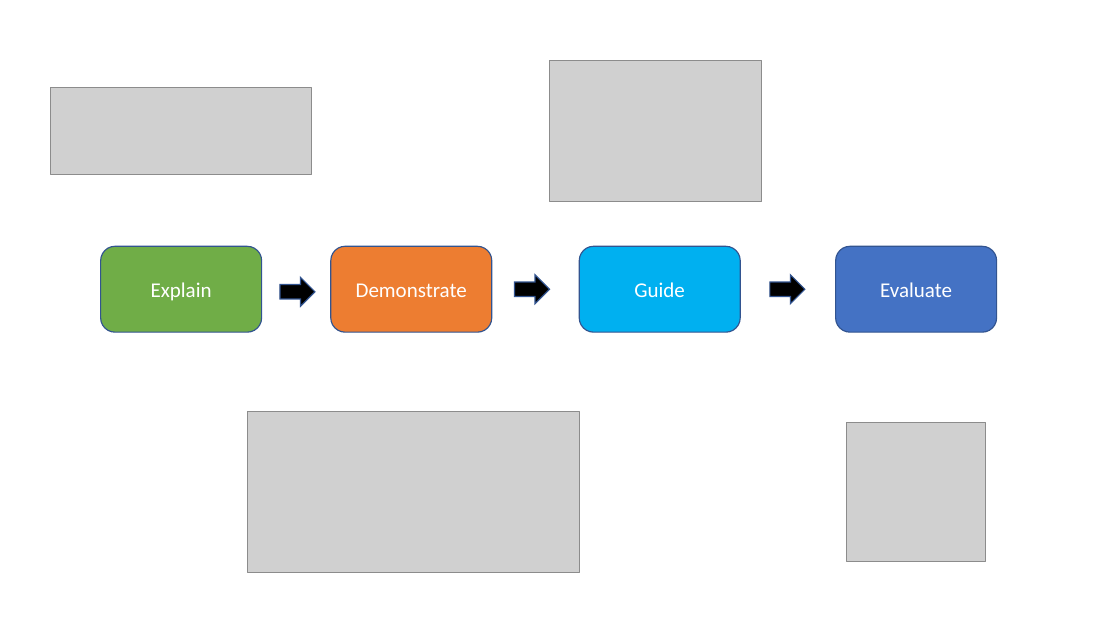
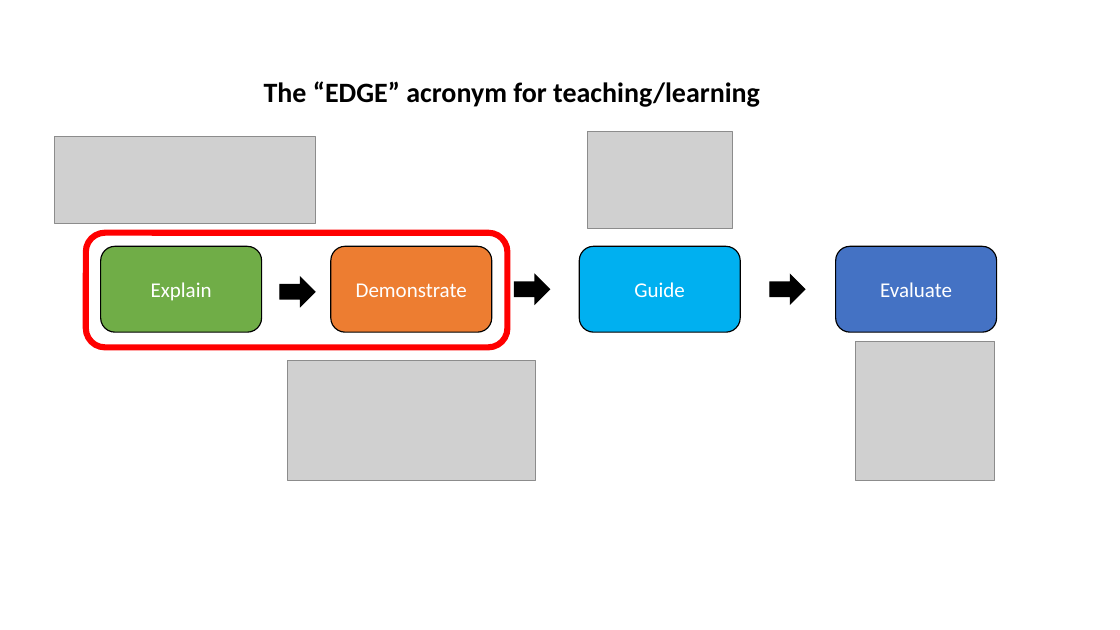
Before and after one commit to appliedepi/emory_training, a slide deck: slide 1 of presentation/images/images_powerpoint.pptx. Drawn at 1120x630 pixels with LibreOffice and Linux fonts; fonts in the diff are those of the drawing; grey boxes stand for pictures. Boxes give left, top, right and bottom in pixels: in the first picture for what was removed or moved away, otherwise in the second. Text is boxed around its words. In the diff, an @@ line names an element or a change of style, - is before the commit and + after.

Commit message:
Update intro ggplot slides

```diff
--- a/presentation/images/images_powerpoint.pptx
+++ b/presentation/images/images_powerpoint.pptx
@@ text added at [264, 81, 760, 107], 24 pt, text #000000, bold @@
+The “EDGE” acronym for teaching/learning
@@ picture: place and size @@
-picture at [50, 87, 311, 174]
+picture at [55, 137, 315, 223]
@@ picture: place and size @@
-picture at [549, 60, 761, 202]
+picture at [587, 132, 733, 229]
@@ rounded rectangle added at [86, 233, 507, 347], outline #FF0000 5.25 pt @@
@@ outline #325491 1 pt to #000000 1 pt in 7 elements at [101, 246, 262, 332], [331, 246, 492, 332], [580, 246, 741, 332], [836, 246, 997, 332], [280, 277, 315, 306], [515, 275, 550, 303], [770, 275, 806, 303] @@
@@ picture: place and size @@
-picture at [847, 423, 986, 562]
+picture at [856, 341, 996, 481]
@@ picture: place and size @@
-picture at [247, 412, 580, 572]
+picture at [287, 360, 536, 481]
```
Also in this commit, not shown: 14 other files.
